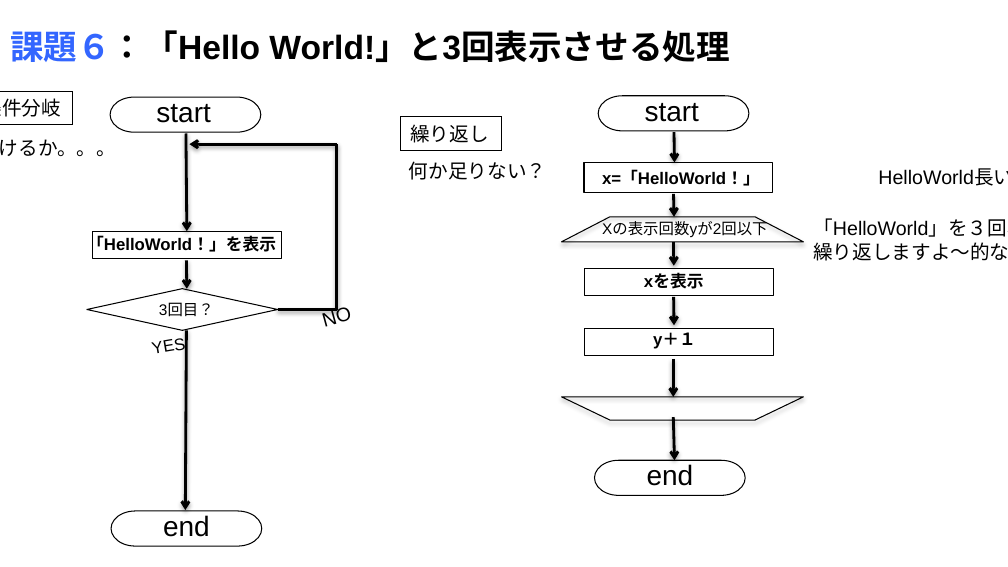
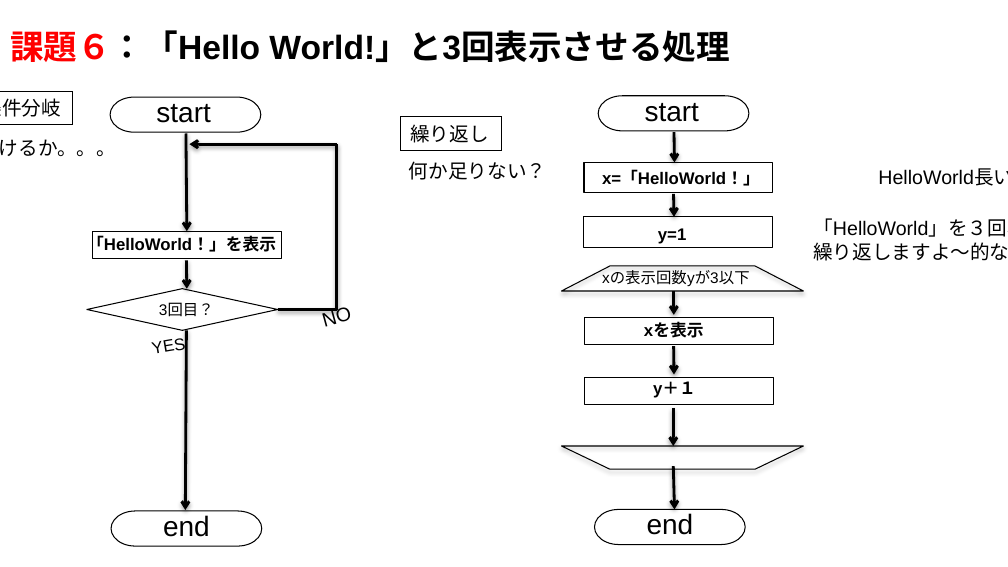
Before and after one commit to Taka-Haru/Challenge, a slide deck: slide 6 of challenge_0/Flowchart .pptx. Drawn at 1008x567 pixels with LibreOffice and Linux fonts; fonts in the diff are those of the drawing. Boxes give left, top, right and bottom in pixels: in the first picture for what was removed or moved away, otherwise in the second. Text is boxed around its words. In the diff, an @@ line names an element or a change of style, - is before the commit and + after.

```diff
--- a/challenge_0/Flowchart .pptx
+++ b/challenge_0/Flowchart .pptx
@@ text "課題６：「Hello World!」と3回表示させる処理" at [10,30,729,62]: text colour #3366FF to #FF0000 in "課題６：「Hello" @@
@@ rectangle added at [584,217,772,247], outline #000000 0.75 pt @@
@@ text added at [658,228,686,244], 12 pt, text #000000, bold @@
+y=1
@@ text at [602,271,750,286]: text changed @@
-Xの表示回数yが2回以下
+xの表示回数yが3以下
@@ 4 arrows, 3 texts, 2 flow chart manual operations, 2 rectangles, 1 pill shape: place and size @@
-4 arrows, 3 texts, 2 flow chart manual operations, 2 rectangles, 1 pill shape at [561,217,803,496]
+4 arrows, 3 texts, 2 flow chart manual operations, 2 rectangles, 1 pill shape at [561,266,803,544]
```
Also in this commit, not shown: 3 other slides changed.
